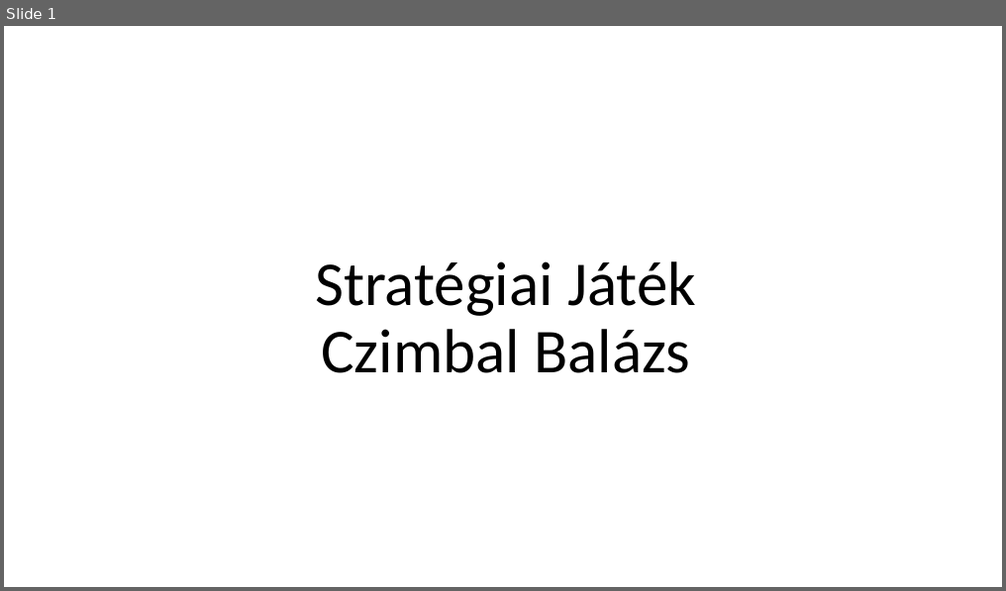
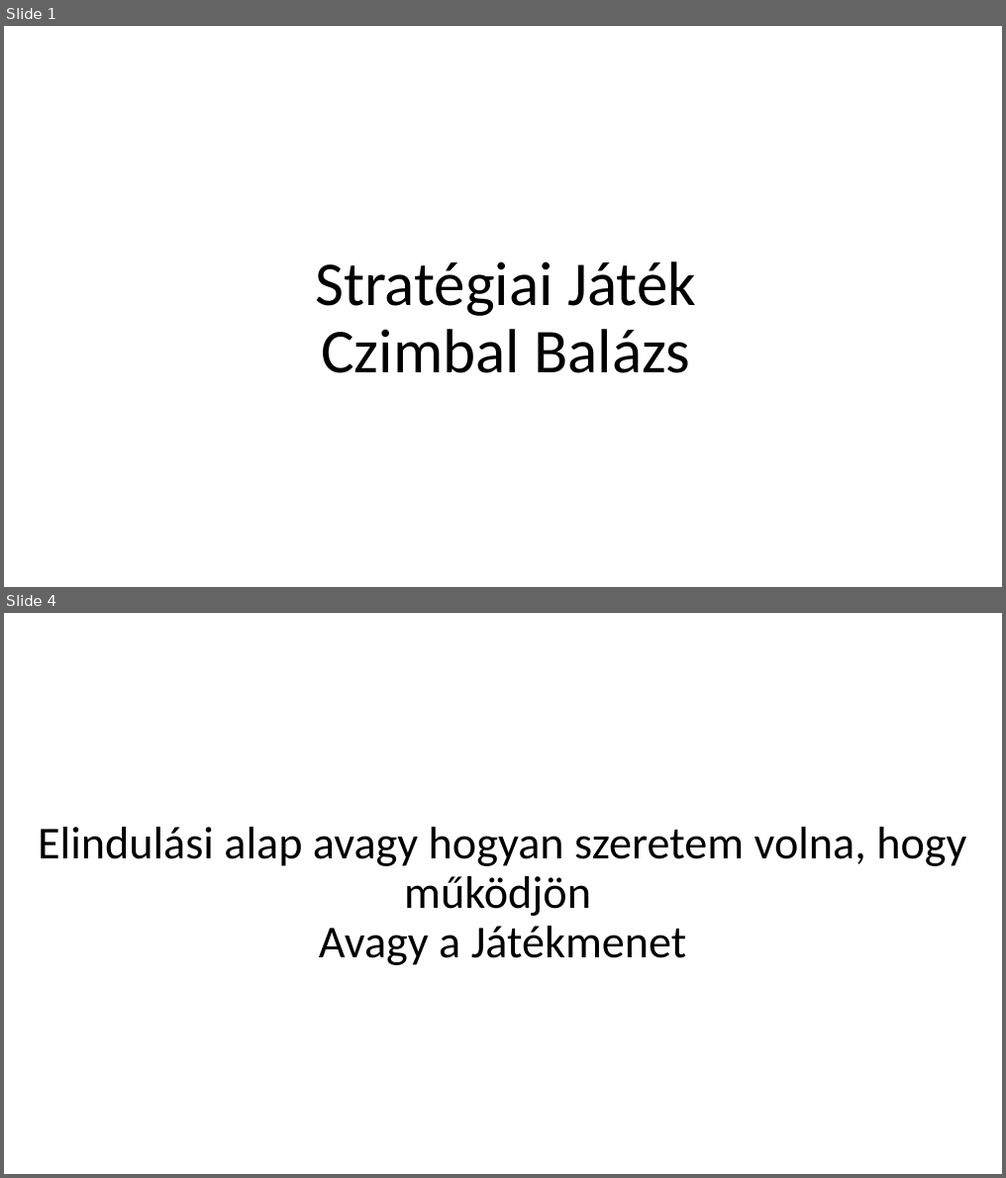
Before and after one commit to cimbi01/NagyBeadando, a slide deck: StatégiaiJáték.pptx. Shown one above the other, each under a label of ours: slide 1 before the commit, slides 1 and 4 after it; the slides between them are not shown. The pictures are 1006x591 and 1006x1178 pixels, drawn with LibreOffice and Linux fonts; fonts in the diff are those of the drawing; background and template pictures are left out. Boxes give left, top, right and bottom in pixels: in the first picture for what was removed or moved away, otherwise in the second. Text is boxed around its words. In the diff, an @@ line names an element or a change of style, - is before the commit and + after.

```diff
--- a/StatégiaiJáték.pptx
+++ b/StatégiaiJáték.pptx
@@ slide 4 added at <box>4,613,1002,1174</box>, background picture (left out) @@
@@ title added at <box>38,827,966,965</box>, 44 pt, text #000000 @@
+Elindulási alap avagy hogyan szeretem volna, hogy működjön
+Avagy a Játékmenet
```
Also in this commit, not shown: 9 other slides added, 5 other files.
